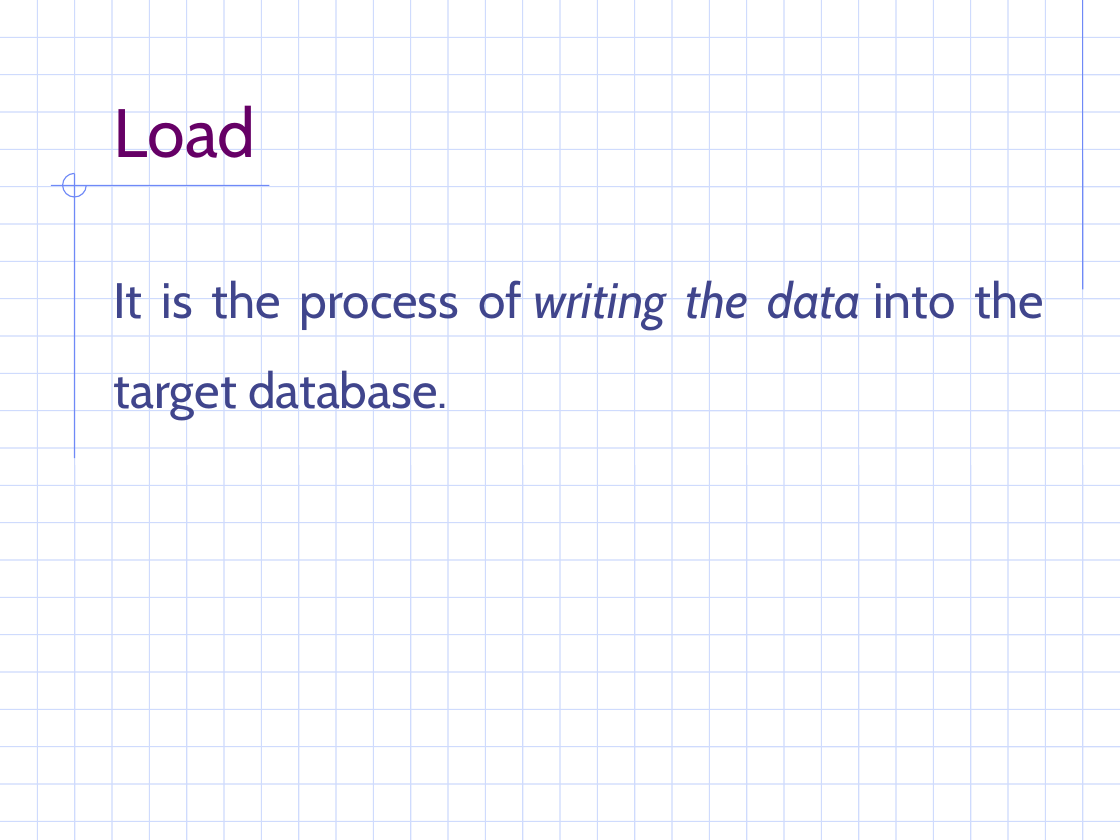
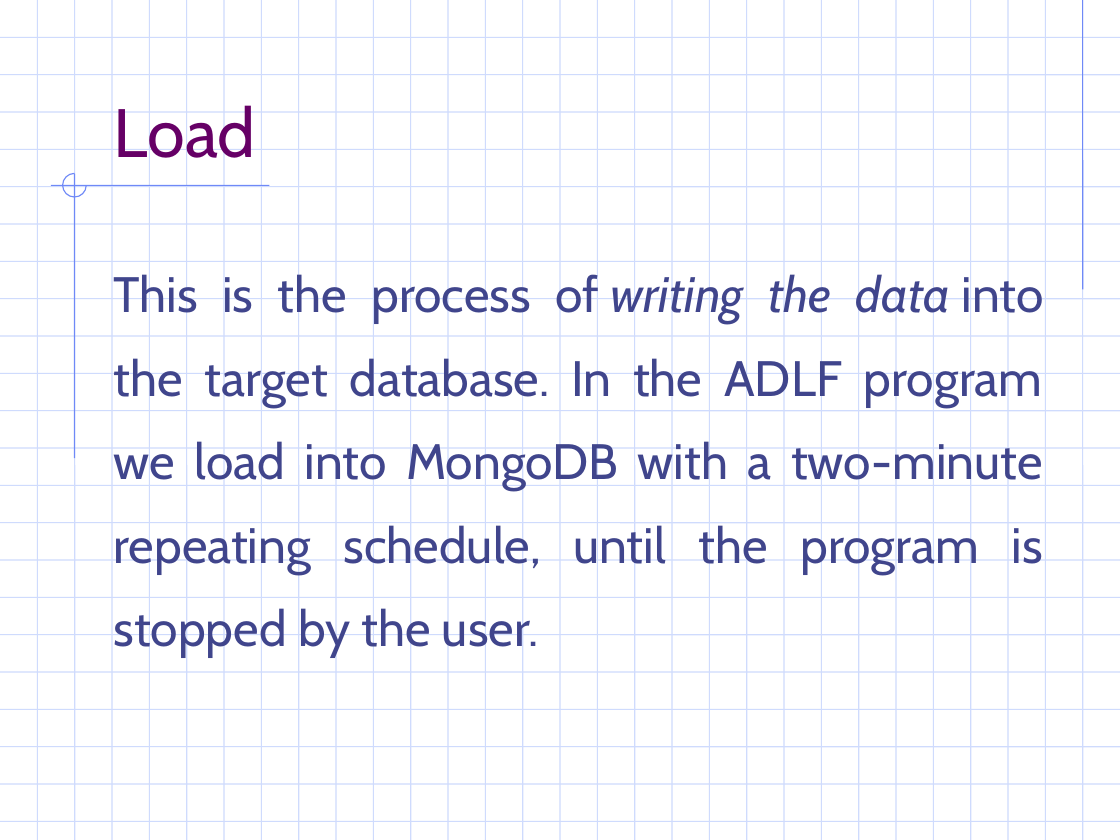
Before and after one commit to vabigdatamover/dream-team, a slide deck: slide 5 of Project_Two/ETL_project.ppt. Drawn at 1120x840 pixels with LibreOffice and Linux fonts; fonts in the diff are those of the drawing; background and template pictures are left out. Boxes give left, top, right and bottom in pixels: in the first picture for what was removed or moved away, otherwise in the second. Text is boxed around its words. In the diff, an @@ line names an element or a change of style, - is before the commit and + after.

```diff
--- a/Project_Two/ETL_project.ppt
+++ b/Project_Two/ETL_project.ppt
@@ text at (x1=114, y1=270, x2=1044, y2=657): text changed @@
-It is the process of writing the data into the target database.
+This is the process of writing the data into the target database. In the ADLF program we load into MongoDB with a two-minute repeating schedule, until the program is stopped by the user.
```
Also in this commit, not shown: 5 other slides changed, 1 slide added, 2 other files.
